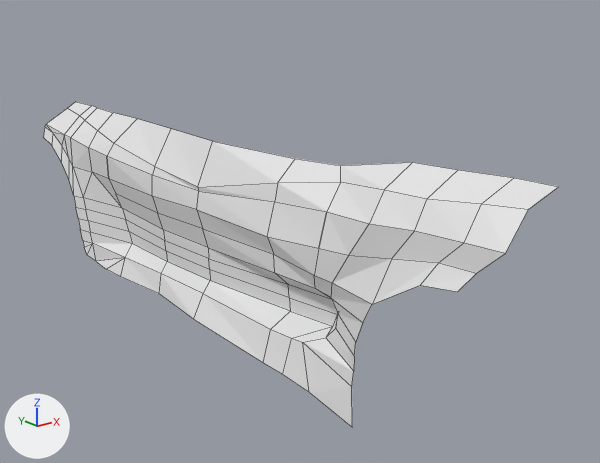
The Blender file Blender/SupraModel.blend: old version first, new version second.
Camera for both pictures: a 50 mm lens placed at (-4.84, -1.28, 2.15), pointed at (-3.01, 1.01, 1.23). Every picture has the same lights, and +X, +Y and +Z are marked at lower left. Mesh edges are drawn as thin lines.
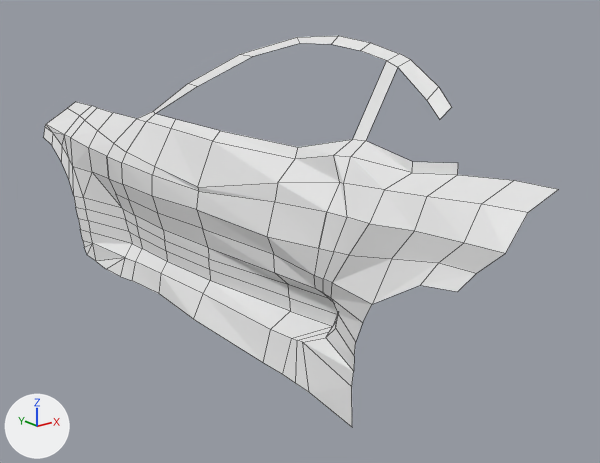
Commit message: New Supra Tanking Shape

Patch to the scene script:
```diff
--- a/Blender/SupraModel.blend.py
+++ b/Blender/SupraModel.blend.py
@@ me_plane @@
 # used by ob_plane; location = (0.0, 0.0, 0.0)
-me_plane.from_pydata(...)  # 126 vertices, 108 faces; spans x -3.37..-3.13, y -0.14..2.53, z 0.86..1.65
+me_plane.from_pydata(...)  # 176 vertices, 146 faces, 1 loose edge; spans x -3.37..-2.94, y -0.14..2.53, z 0.86..1.94
+# me_plane part 1
+# 2 vertices are removed from x -3.23..-3.2, y 0.58..1.81, z 1.57..1.59
+# 23 faces are deleted
+# 4 vertices in x -3.24..-3.13, y -0.14..0.15, z 1.62..1.65 move by (0.0, 0.0, -0.01)
+# 1 vertex moves from x -3.28, y 0.15, z 1.58 to x -3.28, y 0.15, z 1.59
+# 52 vertices are added at x -3.35..-2.94, y 0.15..1.82, z 0.89..1.94
+# 1 loose edge is added
+# 61 new faces join them
```

Location of each change, [x1, y1, x2, y2] in pixels of the pictures (600 x 463 px):
'Plane', reshaped (20% taller)
    before: [43, 102, 558, 427]
    after: [43, 36, 558, 427]
part 1 of me_plane, built on
    before: [98, 113, 558, 392]
    after: [98, 36, 558, 392]
